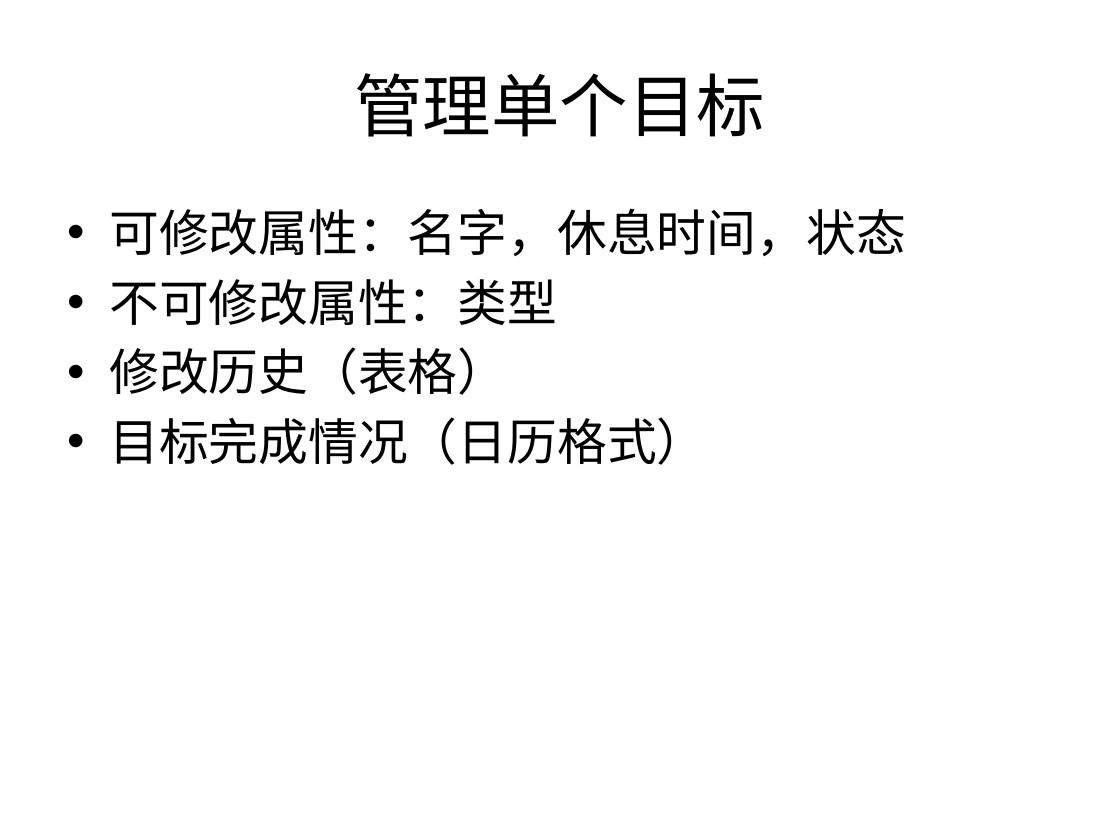
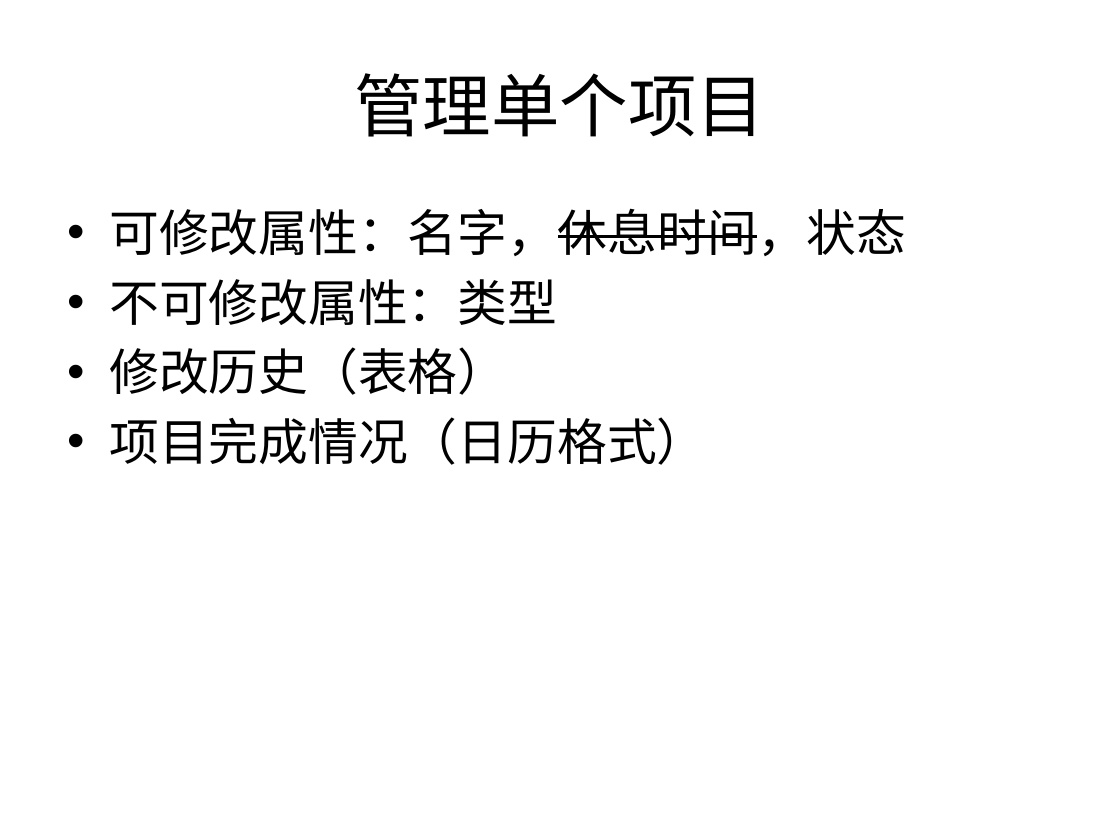
Before and after one commit to zenkj/meiriqiandao, a slide deck: slide 6 of ui/ui.pptx. Drawn at 1120x840 pixels with LibreOffice and Linux fonts; fonts in the diff are those of the drawing. Boxes give left, top, right and bottom in pixels: in the first picture for what was removed or moved away, otherwise in the second. Text is boxed around its words. In the diff, an @@ line names an element or a change of style, - is before the commit and + after.

```diff
--- a/ui/ui.pptx
+++ b/ui/ui.pptx
@@ title at [354,73,765,137]: text changed @@
-管理单个目标
+管理单个项目
@@ text at [109,208,906,256]: strikethrough on in "可修改属性：名字，休息时间，状态" @@
@@ text at [109,417,707,465]: text changed @@
-• 目标完成情况（日历格式）
+• 项目完成情况（日历格式）
```
Also in this commit, not shown: 6 other slides changed.
